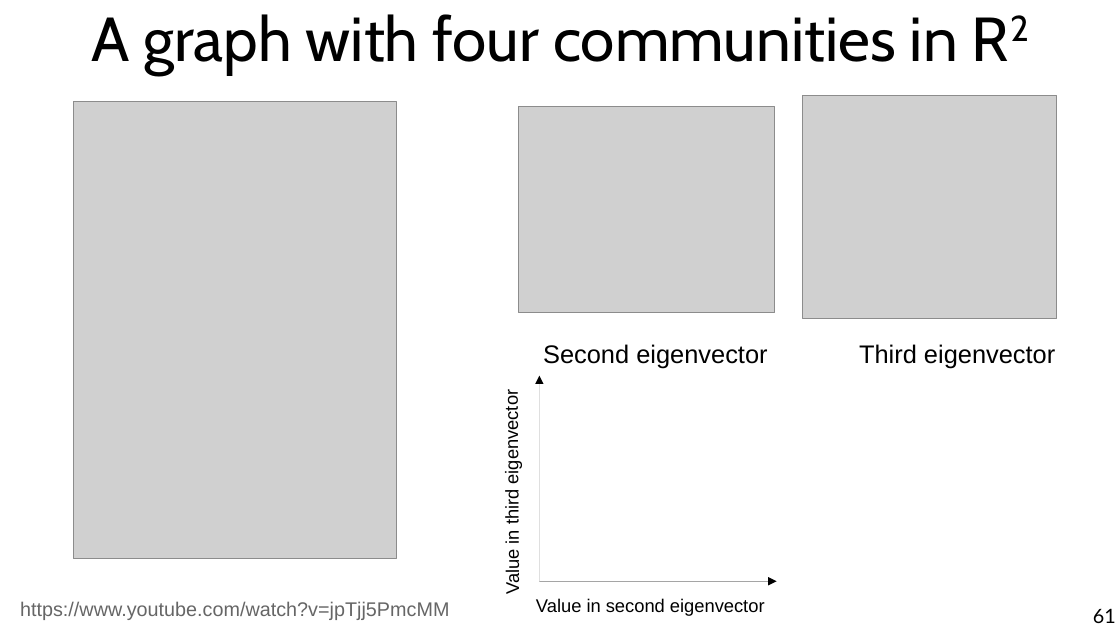
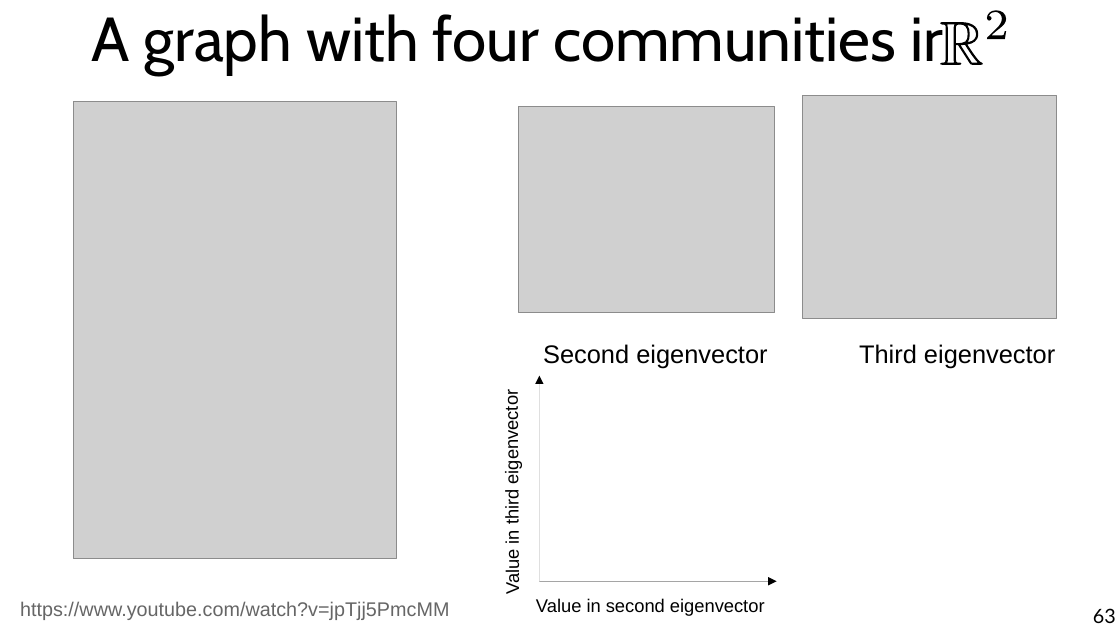
Before and after one commit to chatox/networks-science-course, a slide deck: slide 63 of theory/odp/tt22-spectral_graph_embedding.odp (slide 61 before the commit). Drawn at 1120x630 pixels with LibreOffice and Linux fonts; fonts in the diff are those of the drawing; grey boxes stand for pictures. Boxes give left, top, right and bottom in pixels: in the first picture for what was removed or moved away, otherwise in the second. Text is boxed around its words. In the diff, an @@ line names an element or a change of style, - is before the commit and + after.

```diff
--- a/theory/odp/tt22-spectral_graph_embedding.odp
+++ b/theory/odp/tt22-spectral_graph_embedding.odp
@@ title at (x1=91, y1=14, x2=958, y2=75): text changed @@
-A graph with four communities in R2
+A graph with four communities in
@@ freeform shape added at (x1=940, y1=22, x2=983, y2=65), fill #000000 @@
@@ freeform shape added at (x1=942, y1=13, x2=1003, y2=61), fill #FFFFFF @@
@@ freeform shape added at (x1=987, y1=10, x2=1006, y2=39), fill #000000 @@
@@ page number at (x1=1093, y1=608, x2=1116, y2=623): text changed @@
-61
+63
```
Also in this commit, not shown: 31 other slides changed, 3 slides added, 1 slide removed, 1 other file.
